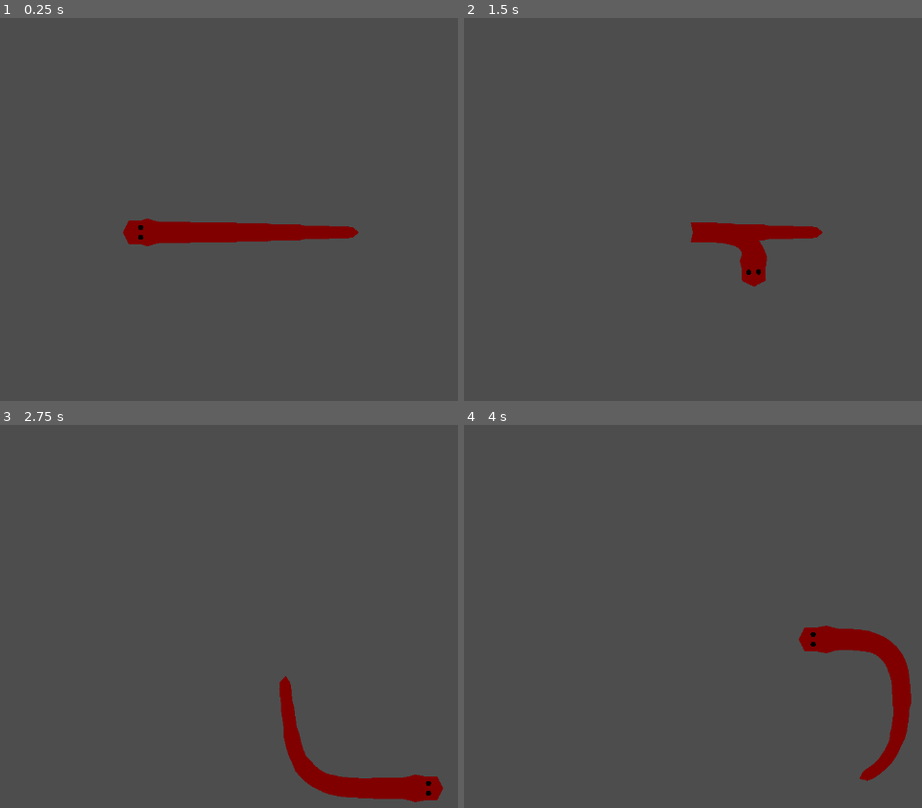
Above: before the commit, frames 1-4 (two rows, left to right).
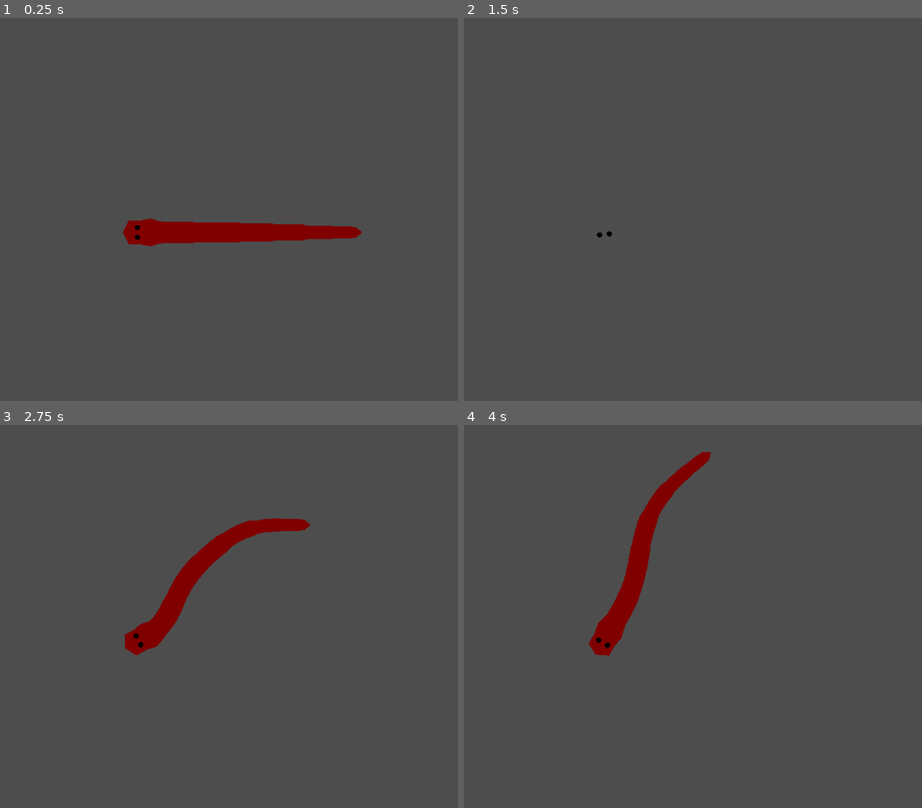
Above: after the commit, the same moments.

Repository: SeldonHh/procedural-animations
Game: Godot game, scene res://Game/scenes/main_scene/node.tscn
Same seed, same stepped clock (60 frames per second), same inputs: the game is played once before the commit and once after it.
Inputs:
- Up to frame 1 (0.25 s): no input
- Up to frame 2 (1.5 s): hold D (right) 0.53-1.28 s; hold S (down) from 1.28 s (still down)
- Up to frame 3 (2.75 s): release S (down) at 2.03 s; hold D (right) from 2.03 s (still down)
- Up to frame 4 (4 s): release D (right) at 2.78 s; hold W (up) 2.78-3.53 s; hold A (left) from 3.53 s (still down)

The runs differ from the first frame. In frame 1, 0.1% of the frame differs, in the area x 29-79%, y 52-60%; in frame 2, 1.8%; in frame 3, 4.9%; in frame 4, 5.0%, in the area x 27-98%, y 6-94%.

Commit message:
Automated movement (and kinda cheating but it does respect angle constraint)

Diff:
--- a/procedural_animation/Game/scenes/creature/creature.gd
+++ b/procedural_animation/Game/scenes/creature/creature.gd
@@ -34,6 +34,7 @@
 			structure_points[i].next_point = structure_points[i+1]
 
 func _process(_delta: float) -> void:
+	$Camera2D.global_position = head.global_position
 	$Line2D.points = points
 	points.clear()
 	points.append(head.to_global(head.right - head.parametric))
--- a/procedural_animation/Game/scenes/structure point/structure_point.gd
+++ b/procedural_animation/Game/scenes/structure point/structure_point.gd
@@ -9,6 +9,21 @@
 var right : Vector2
 var parametric : Vector2
 var parent : Node2D = null
+var head_directions : Array[Vector2] = [
+Vector2.UP,
+Vector2(1,-1),
+Vector2.RIGHT,
+Vector2(1,1),
+Vector2.DOWN,
+Vector2(-1,1),
+Vector2.LEFT,
+Vector2(-1,-1)]
+var head_direction : Vector2 = Vector2.LEFT
+var direction : Vector2 = Vector2.LEFT
+
+func _ready() -> void:
+	if head:
+		$Timer.start()
 
 func _process(delta: float) -> void:
 	if next_point != null:
@@ -20,6 +35,43 @@
 		right = Vector2(parametric.y,-parametric.x)
 
 	if head:
-		var direction : Vector2 = Input.get_vector("left","right","up","down")
+		direction = lerp(direction,head_direction,0.05)
 		var velocity : Vector2 = direction * 300 * delta
 		position += velocity
+
+
+func _on_timer_timeout() -> void:
+	var head_direction_id = head_directions.find(head_direction)
+	if head_direction_id < 6 and head_direction_id > 1:
+		head_direction = [
+			head_directions[head_direction_id-2],
+			head_directions[head_direction_id-1],
+			head_directions[head_direction_id+1],
+			head_directions[head_direction_id+2]].pick_random()
+	elif head_direction_id == 7:
+		head_direction = [
+		head_directions[head_direction_id-2],
+		head_directions[head_direction_id-1],
+		head_directions[0],
+		head_directions[1]].pick_random()
+
+	elif head_direction_id == 0:
+		head_direction = [
+		head_directions[6],
+		head_directions[7],
+		head_directions[head_direction_id+1],
+		head_directions[head_direction_id+2]].pick_random()
+	elif head_direction_id == 6:
+		head_direction = [
+			head_directions[head_direction_id-2],
+			head_directions[head_direction_id-1],
+			head_directions[head_direction_id+1],
+			head_directions[0]].pick_random()
+	elif head_direction_id == 1:
+		head_direction = [
+			head_directions[7],
+			head_directions[head_direction_id-1],
+			head_directions[head_direction_id+1],
+			head_directions[head_direction_id+2]].pick_random()
+
+	$Timer.wait_time = randf_range(0.3,0.5)
--- a/procedural_animation/Game/scenes/structure point/structure_point.tscn
+++ b/procedural_animation/Game/scenes/structure point/structure_point.tscn
@@ -4,3 +4,8 @@
 
 [node name="Structure_Point" type="Node2D"]
 script = ExtResource("1_pb58y")
+
+[node name="Timer" type="Timer" parent="."]
+wait_time = 0.3
+
+[connection signal="timeout" from="Timer" to="." method="_on_timer_timeout"]
